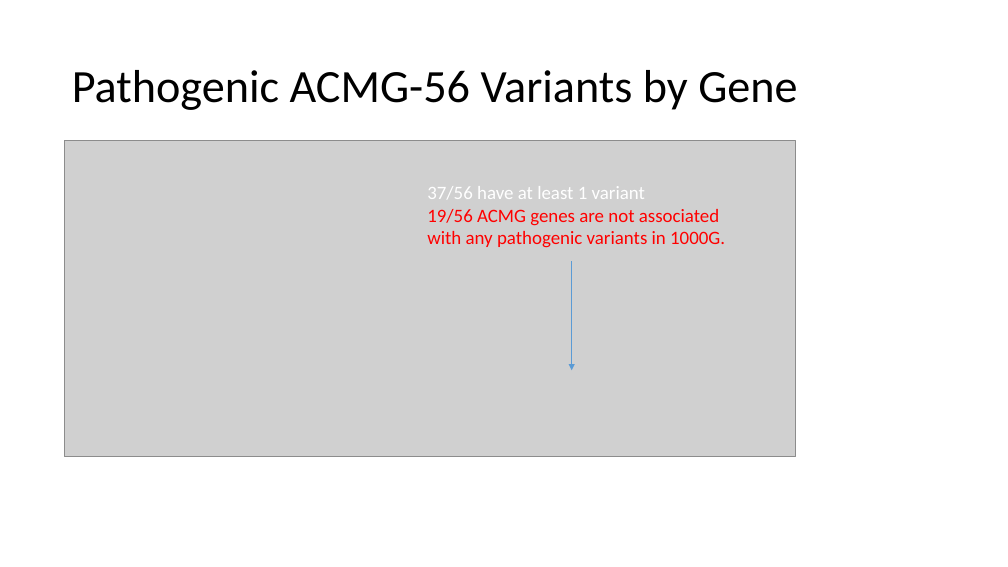
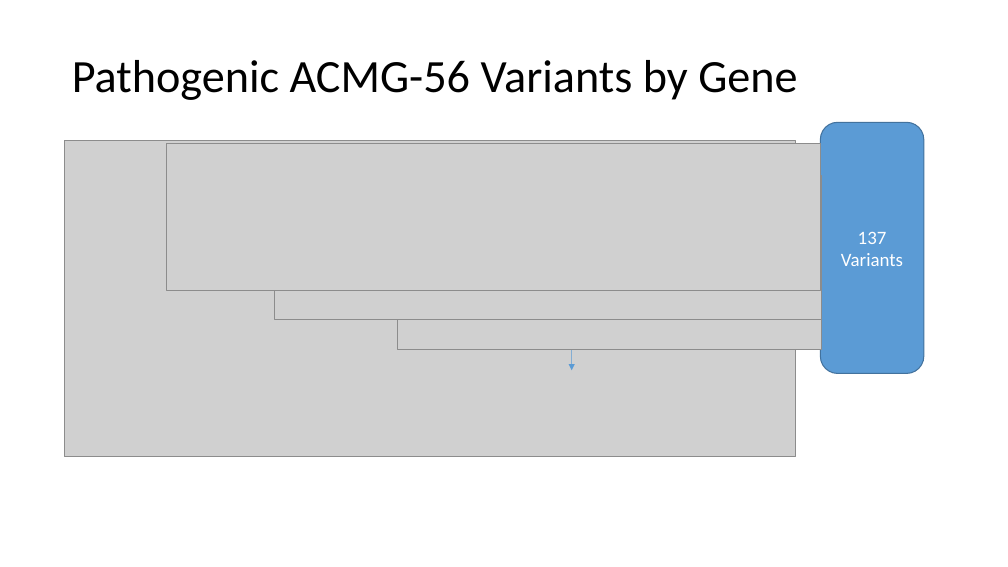
Before and after one commit to dfan/HST-2016, a slide deck: slide 11 of week_7/For_Zak_7_28.pptx (slide 9 before the commit). Drawn at 1008x567 pixels with LibreOffice and Linux fonts; fonts in the diff are those of the drawing; grey boxes stand for pictures. Boxes give left, top, right and bottom in pixels: in the first picture for what was removed or moved away, otherwise in the second. Text is boxed around its words. In the diff, an @@ line names an element or a change of style, - is before the commit and + after.

```diff
--- a/week_7/For_Zak_7_28.pptx
+++ b/week_7/For_Zak_7_28.pptx
@@ title "Pathogenic ACMG-56 Variants by Gene": place and size @@
-title "Pathogenic ACMG-56 Variants by Gene" at [72, 70, 797, 110]
+title "Pathogenic ACMG-56 Variants by Gene" at [72, 60, 797, 100]
@@ picture added at [166, 144, 821, 291] @@
@@ rounded rectangle added at [820, 123, 924, 374], fill #5B9BD5, outline #43739E 1 pt, 18 pt, text #FFFFFF @@
+137 Variants
@@ picture added at [274, 176, 822, 320] @@
@@ picture added at [397, 206, 822, 350] @@
@@ text at [499, 290, 797, 320]: text changed; text colour #FF0000 to #0070C0 @@
-37/56 have at least 1 variant
-19/56 ACMG genes are not associated with any pathogenic variants in 1000G.
+19/56 ACMG genes are not associated with any pathogenic variants in 1000G.
@@ arrow moved from (572, 261) - (572, 371) to (572, 328) - (572, 371) @@
```
Also in this commit, not shown: 12 other slides changed, 9 slides added, 3 slides removed, 6 other files.
